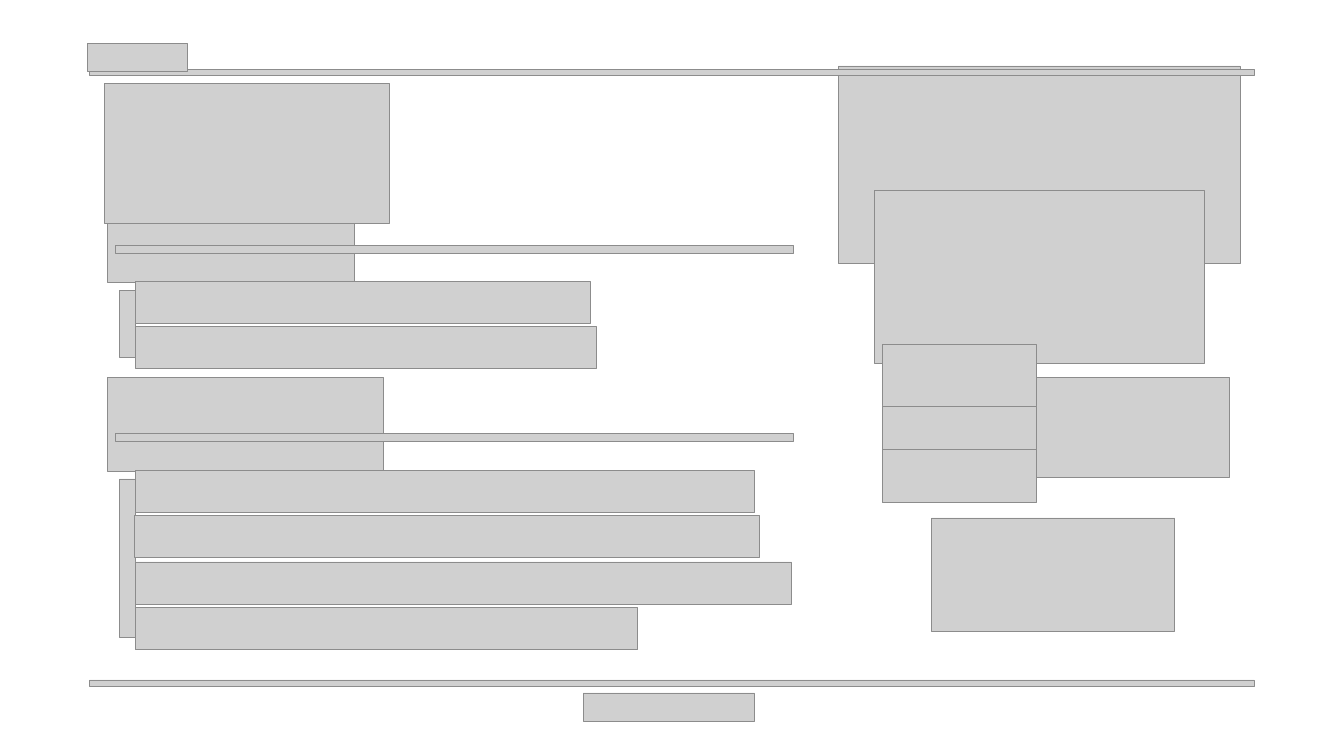
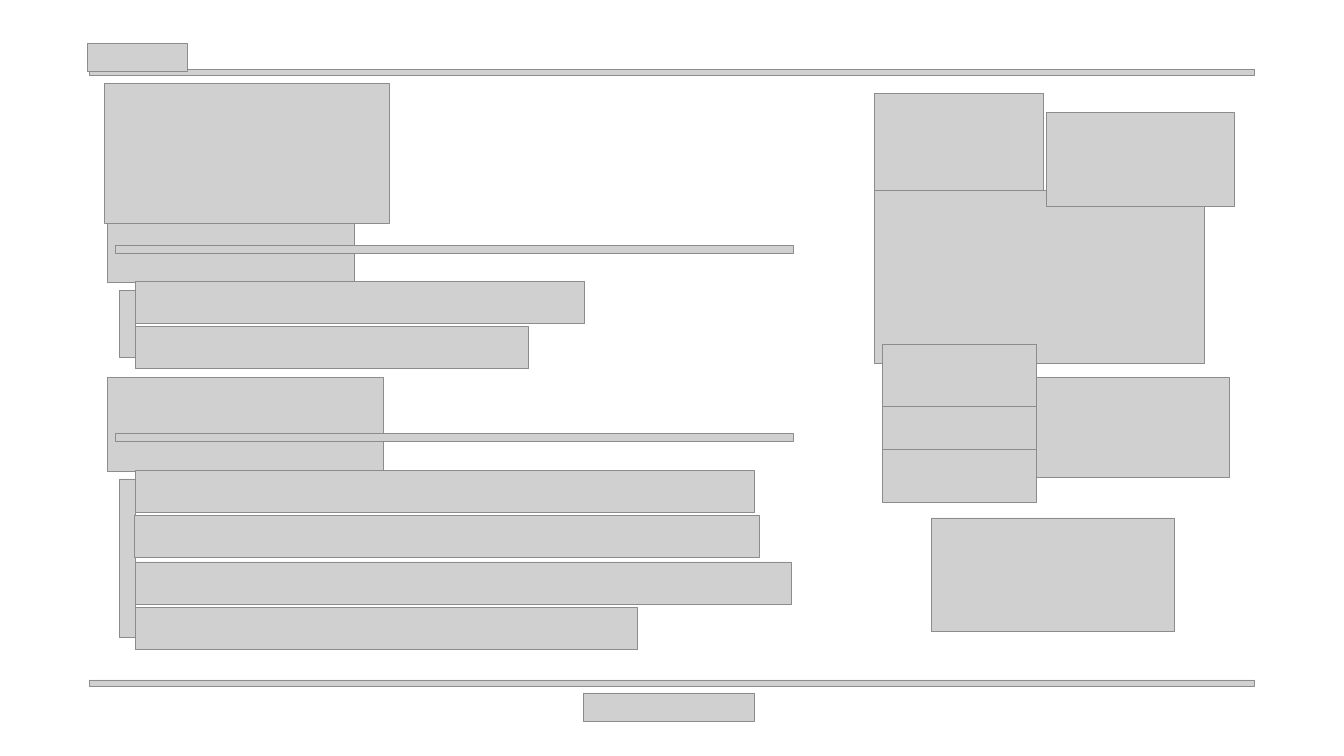
Before and after one commit to kpuce2022CD/OOSOO, a slide deck: slide 10 of Document/OOSOO_종합설계_제안서.pptx. Drawn at 1344x756 pixels with LibreOffice and Linux fonts; fonts in the diff are those of the drawing; grey boxes stand for pictures. Boxes give left, top, right and bottom in pixels: in the first picture for what was removed or moved away, otherwise in the second. Text is boxed around its words. In the diff, an @@ line names an element or a change of style, - is before the commit and + after.

```diff
--- a/Document/OOSOO_종합설계_제안서.pptx
+++ b/Document/OOSOO_종합설계_제안서.pptx
@@ picture: place and size @@
-picture at box(839, 66, 1241, 263)
+picture at box(874, 94, 1044, 208)
@@ picture added at box(1046, 112, 1234, 206) @@
@@ picture: place and size @@
-picture at box(135, 282, 590, 323)
+picture at box(135, 282, 585, 323)
@@ picture: place and size @@
-picture at box(135, 327, 596, 368)
+picture at box(135, 327, 529, 368)
```
Also in this commit, not shown: 5 other slides changed, 1 other file.
